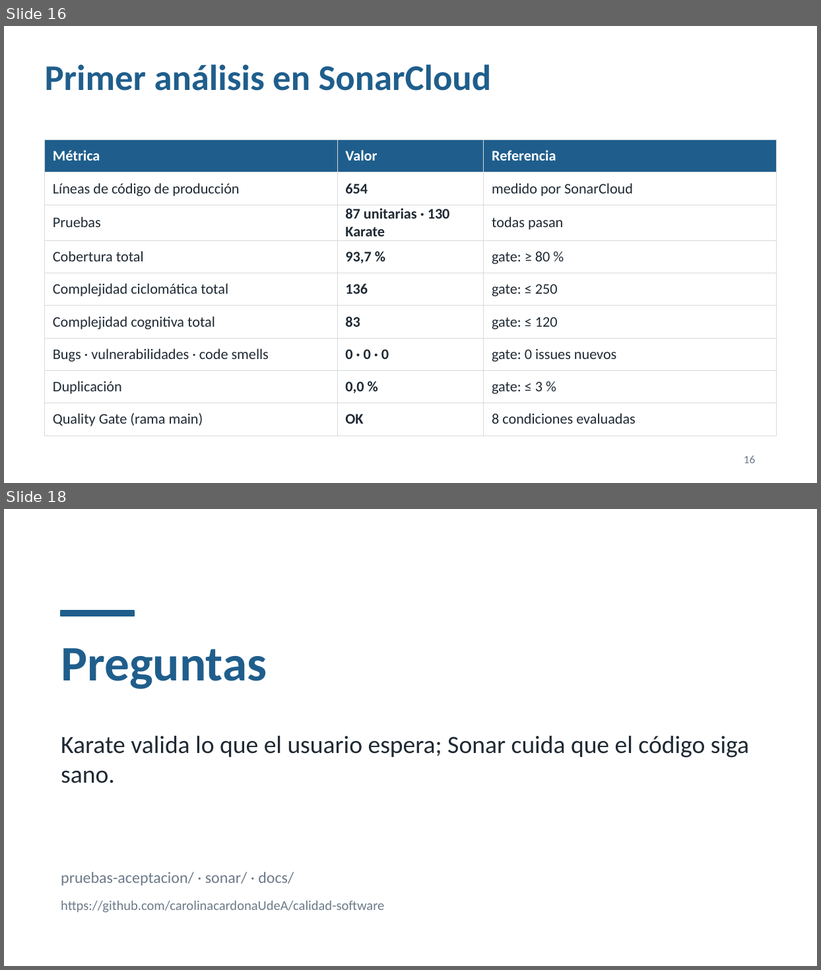
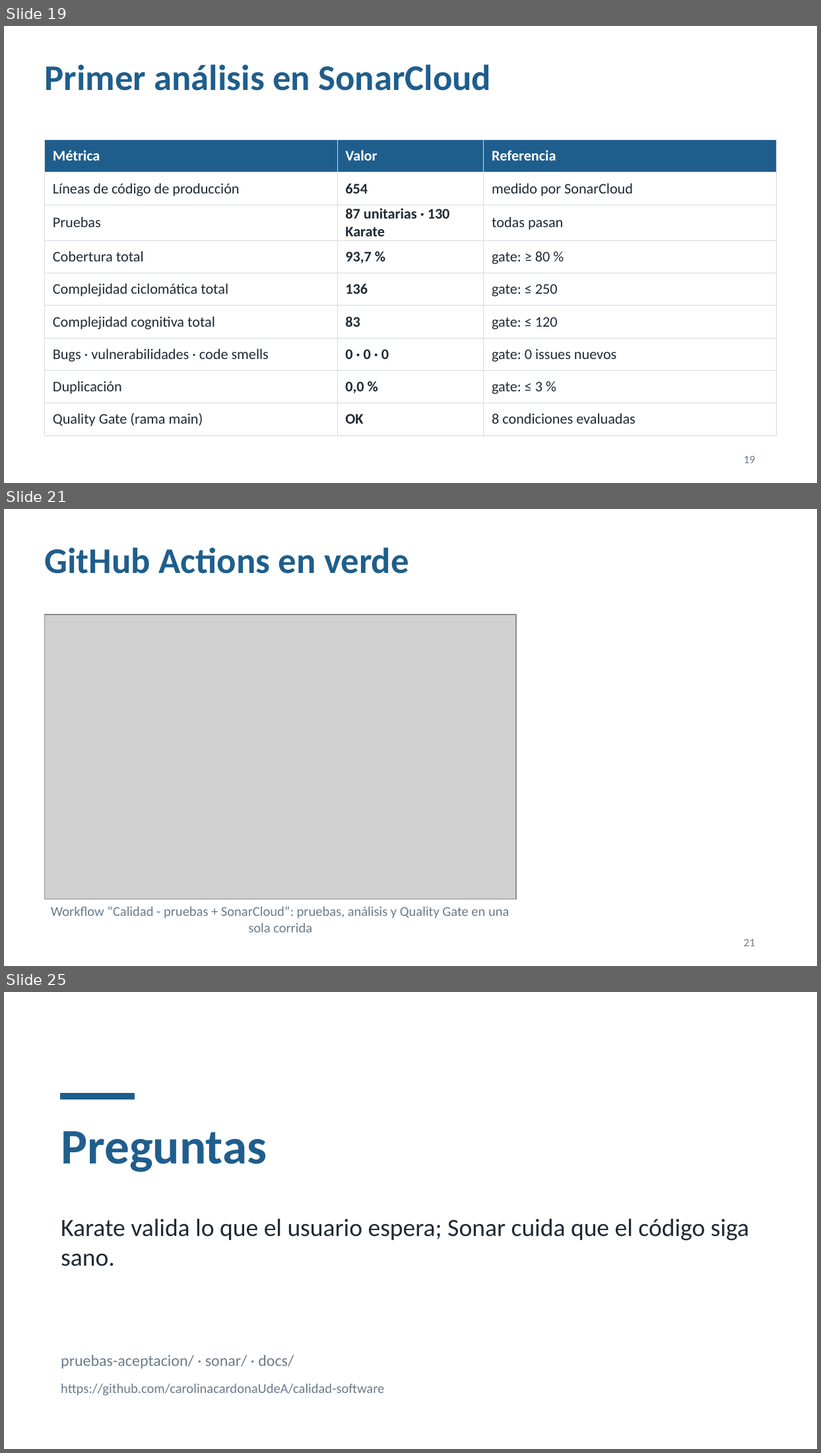
Before and after one commit to carolinacardonaUdeA/calidad-software, a slide deck: docs/Presentacion_Calidad_Calculadora.pptx. Shown one above the other, each under a label of ours: slides 16 and 18 before the commit, slides 19, 21 and 25 after it; the slides between them are not shown. The pictures are 821x970 and 821x1453 pixels, drawn with LibreOffice and Linux fonts; fonts in the diff are those of the drawing; grey boxes stand for pictures. Boxes give left, top, right and bottom in pixels: in the first picture for what was removed or moved away, otherwise in the second. Text is boxed around its words. In the diff, an @@ line names an element or a change of style, - is before the commit and + after.

Commit message:
organizacion sonar main

```diff
--- a/docs/Presentacion_Calidad_Calculadora.pptx
+++ b/docs/Presentacion_Calidad_Calculadora.pptx
@@ slide 21 added at bbox=[4, 509, 817, 966], background #FFFFFF @@
@@ title added at bbox=[45, 547, 409, 574], 32 pt, text #1F5E8C, bold @@
+GitHub Actions en verde
@@ picture added at bbox=[45, 615, 516, 899] @@
@@ text added at bbox=[51, 906, 509, 933], 12 pt, text #6C7A89 @@
+Workflow “Calidad - pruebas + SonarCloud”: pruebas, análisis y Quality Gate en una sola corrida
@@ page number added at bbox=[744, 939, 755, 947], 10 pt, text #6C7A89 @@
+21
@@ what was slide 16 is now slide 19 @@
@@ page number at bbox=[744, 456, 755, 464]: text changed @@
-16
+19
@@ what was slide 18 is now slide 25 @@
```
Also in this commit, not shown: 2 slides changed, 6 other slides added, 4 other files.
